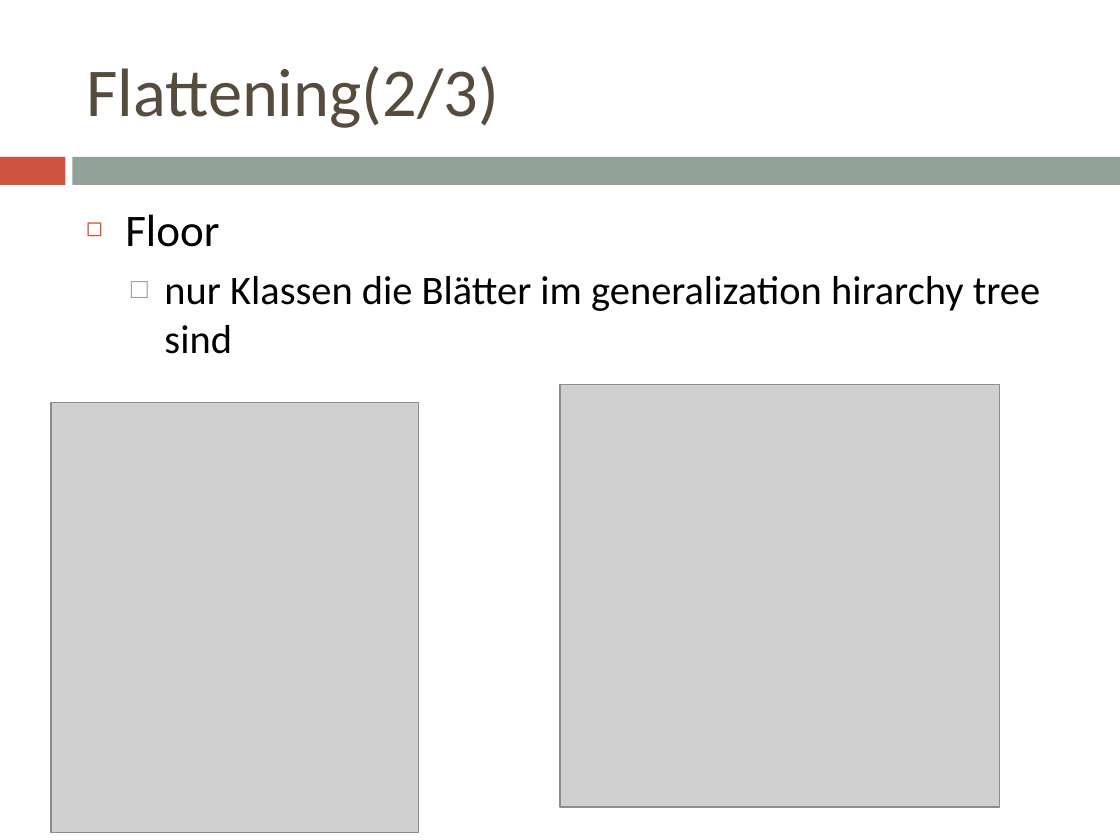
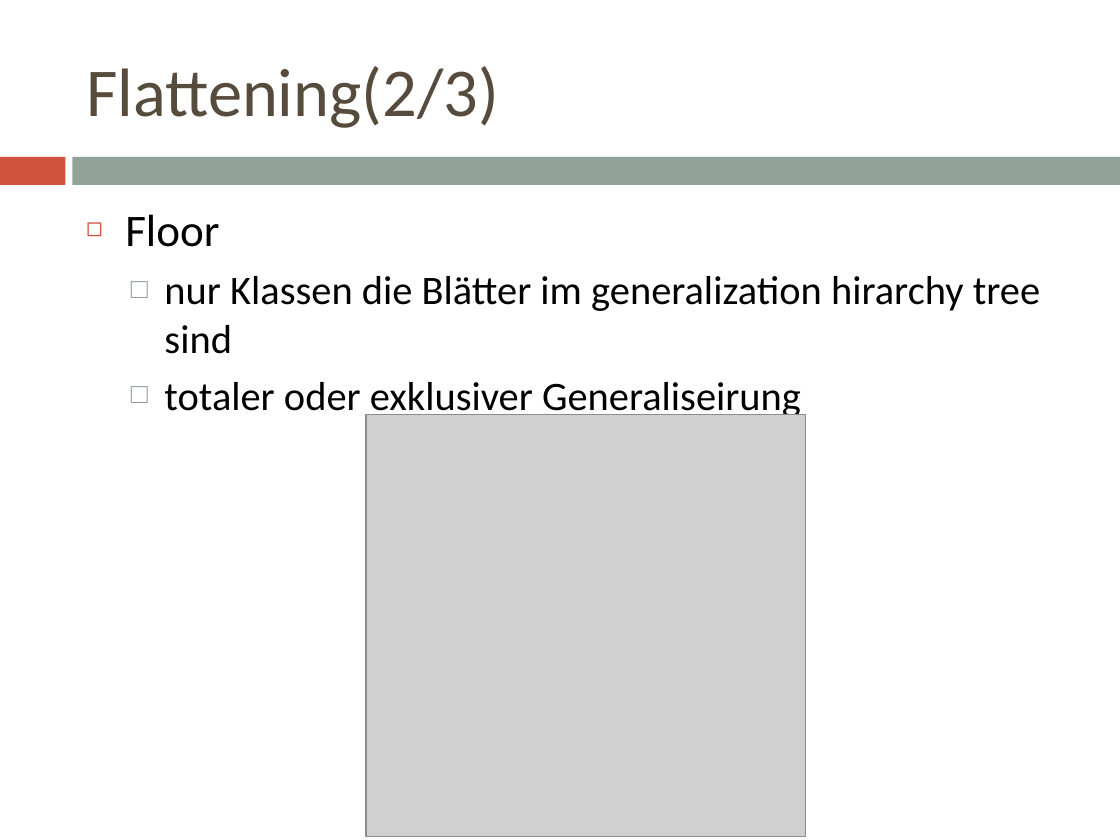
Before and after one commit to bugxd/DBTech, a slide deck: slide 26 of Assignment_4.pptx. Drawn at 1120x840 pixels with LibreOffice and Linux fonts; fonts in the diff are those of the drawing; grey boxes stand for pictures. Boxes give left, top, right and bottom in pixels: in the first picture for what was removed or moved away, otherwise in the second. Text is boxed around its words. In the diff, an @@ line names an element or a change of style, - is before the commit and + after.

```diff
--- a/Assignment_4.pptx
+++ b/Assignment_4.pptx
@@ text at bbox=[164, 382, 801, 420]: paragraph added @@
+  □ totaler oder exklusiver Generaliseirung
@@ picture removed at bbox=[52, 402, 419, 832] @@
@@ picture: place and size @@
-picture at bbox=[560, 385, 1000, 808]
+picture at bbox=[366, 414, 806, 837]
```
Also in this commit, not shown: 1 other slide changed.
